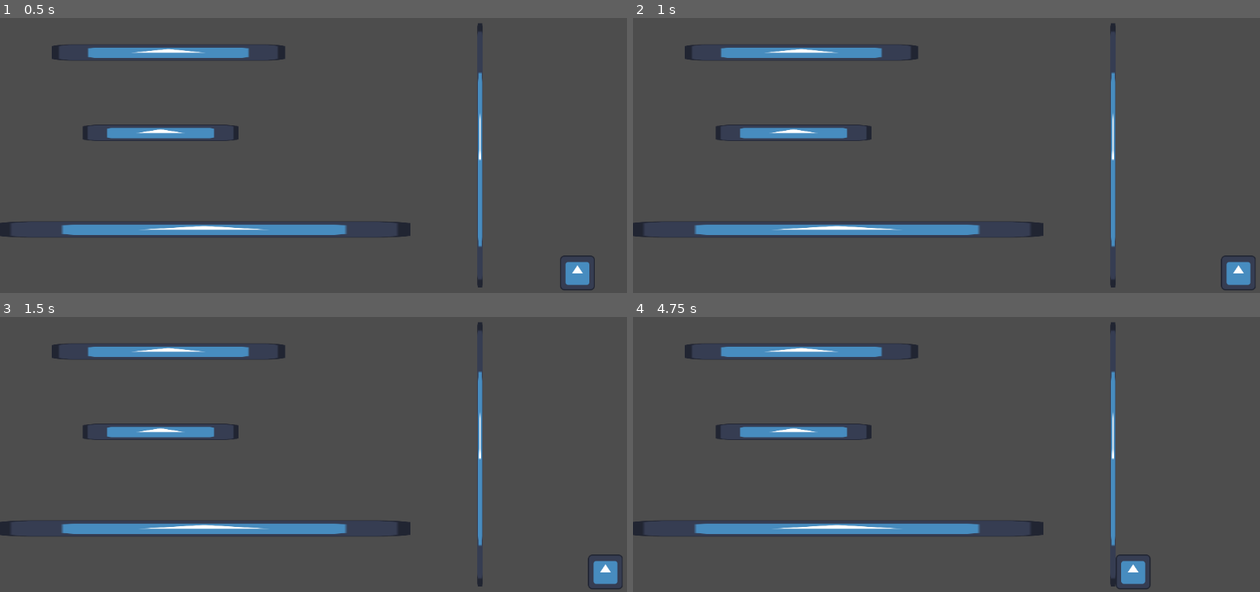
Above: before the commit, frames 1-4 (two rows, left to right).
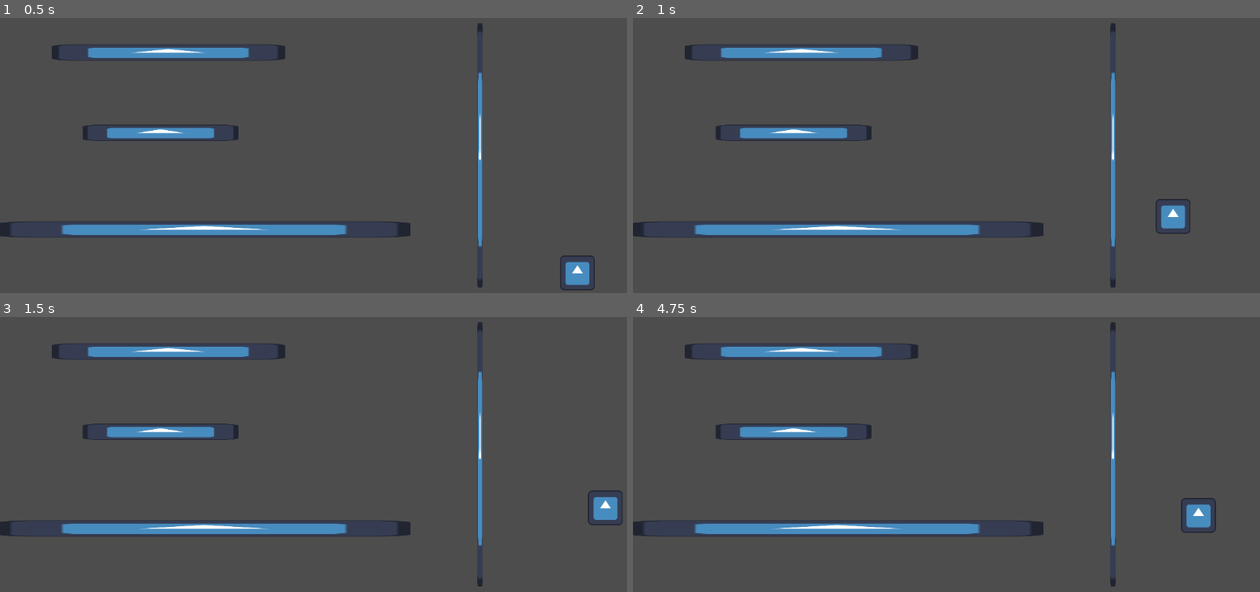
Above: after the commit, the same moments.

Repository: linkman8912/platformer
Game: Godot game, scene res://node_3d.tscn
Same seed, same stepped clock (60 frames per second), same inputs: the game is played once before the commit and once after it. The engine's default icon, where the game draws it, is replaced by a stand-in: a white triangle on a blue panel in a dark square.
Inputs:
- Up to frame 1 (0.5 s): no input
- Up to frame 2 (1 s): tap Enter (ui_accept) at 0.5 s; hold Right (Right) from 0.53 s (still down); tap Shift (Dash) at 0.6 s; tap Space (Jump) at 0.77 s
- Up to frame 3 (1.5 s): keep holding Right (Right); tap Shift (Dash) at 1.35 s
- Up to frame 4 (4.75 s): tap Space (Jump) at 1.52, 3.02, 3.77, 4.52 s; release Right (Right) at 2.03 s; hold Left (Left) 2.03-2.78 s; tap Shift (Dash) every 0.75 s from 2.1 to 4.35 s; tap Enter (ui_accept) at 2.75 s; hold Right (Right) 2.78-4.28 s; hold Left (Left) from 4.28 s (still down)

Frame 1 is identical in both runs. In frame 2, 0.8% of the frame differs, in the area x 83-100%, y 65-100%; in frame 3, 0.8%; in frame 4, 0.9%, in the area x 76-93%, y 65-100%.

Commit message:
Made dash and walljump use the timer nodes added in the last commit and balanced how long they last a bit

Diff:
--- a/CharacterBody2D.gd
+++ b/CharacterBody2D.gd
@@ -9,6 +9,7 @@
 const MAX_DOWN_VEL = 500
 const WALL_JUMP_POWER = 500
 const WALLJUMP_TIME = 0.2
+const DASHSPEED = SPEED * 5
 
  # Get the gravity from the project settings to be synced with RigidBody nodes.
 var gravity = ProjectSettings.get_setting("physics/2d/default_gravity")
@@ -30,6 +31,7 @@
 var dashState = false
 var dashDirection = [0, 0]
 var justWalljumped = false
+var wasDashing = false
 
 # Node References
 @onready var rayCastLeftNode = $RayCastLeft
@@ -38,6 +40,10 @@
 @onready var walljumpTimer = $WalljumpTimer
 
 func _physics_process(delta):
+	if wasDashing and not dashState:
+		velocity.y = 0
+		velocity.x = 0
+		wasDashing = false
 	# Add the gravity.
 	if not is_on_floor():
 		velocity.y += gravity * delta
@@ -50,6 +56,8 @@
 		dashState = true
 		hasDashed = true
 		dashDirection = get_direction()
+		dashTimer.start()
+		wasDashing = true
 
 	# Handle jump.
 	if Input.is_action_pressed("Jump"):
@@ -91,8 +99,8 @@
 	elif dashState == true:
 		# dashDirection = get_direction()
 		# dashState = 1
-		velocity.x = SPEED * 4 * dashDirection[0]
-		velocity.y = SPEED * 4 * dashDirection[1]
+		velocity.x = DASHSPEED * dashDirection[0]
+		velocity.y = DASHSPEED * dashDirection[1] * -1
 		print("dashDirection = " + str(dashDirection))
 	elif direction:
 		velocity.x = direction * SPEED
@@ -155,3 +163,8 @@
 
 func _on_walljump_timer_timeout() -> void:
 	walljumped = 0
+
+
+func _on_dash_timer_timeout() -> void:
+	pass # Replace with function body.
+	dashState = false
--- a/node_3d.tscn
+++ b/node_3d.tscn
@@ -50,9 +50,10 @@
 target_position = Vector2(70, 0)
 
 [node name="DashTimer" type="Timer" parent="Character"]
+wait_time = 0.15
 
 [node name="WalljumpTimer" type="Timer" parent="Character"]
-wait_time = 0.5
+wait_time = 0.3
 
 [node name="WallsAndFloors" type="StaticBody2D" parent="."]
 
@@ -110,4 +111,5 @@
 scale = Vector2(2.23438, 0.234375)
 texture = ExtResource("1_tuu3t")
 
+[connection signal="timeout" from="Character/DashTimer" to="Character" method="_on_dash_timer_timeout"]
 [connection signal="timeout" from="Character/WalljumpTimer" to="Character" method="_on_walljump_timer_timeout"]
